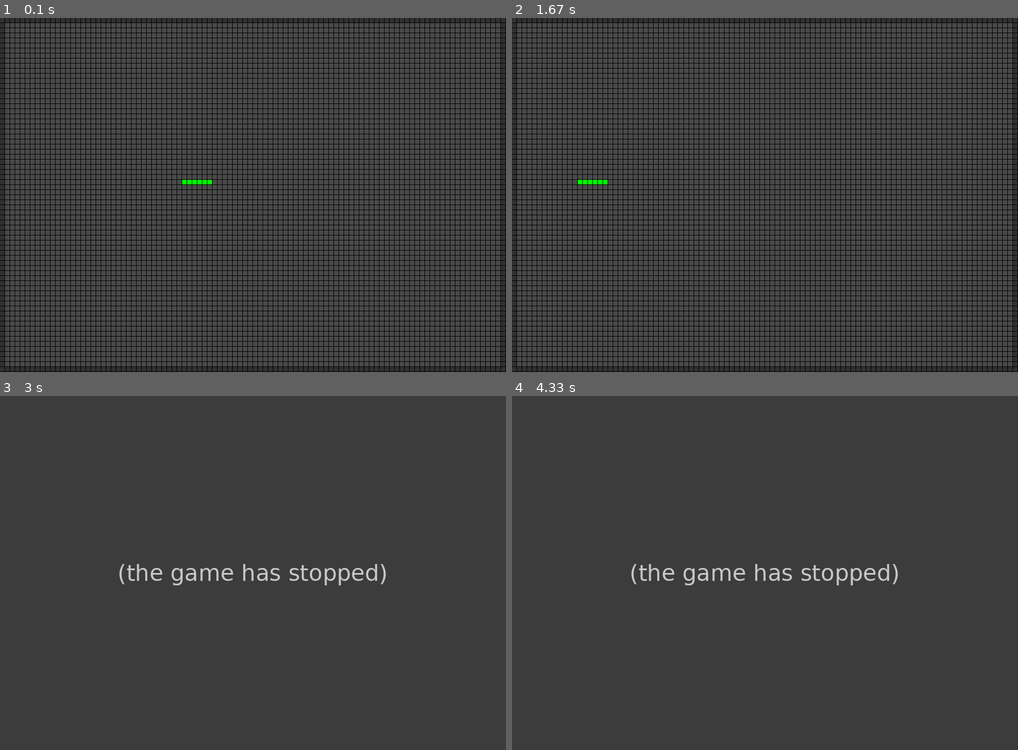
Above: before the commit, frames 1-4 (two rows, left to right).
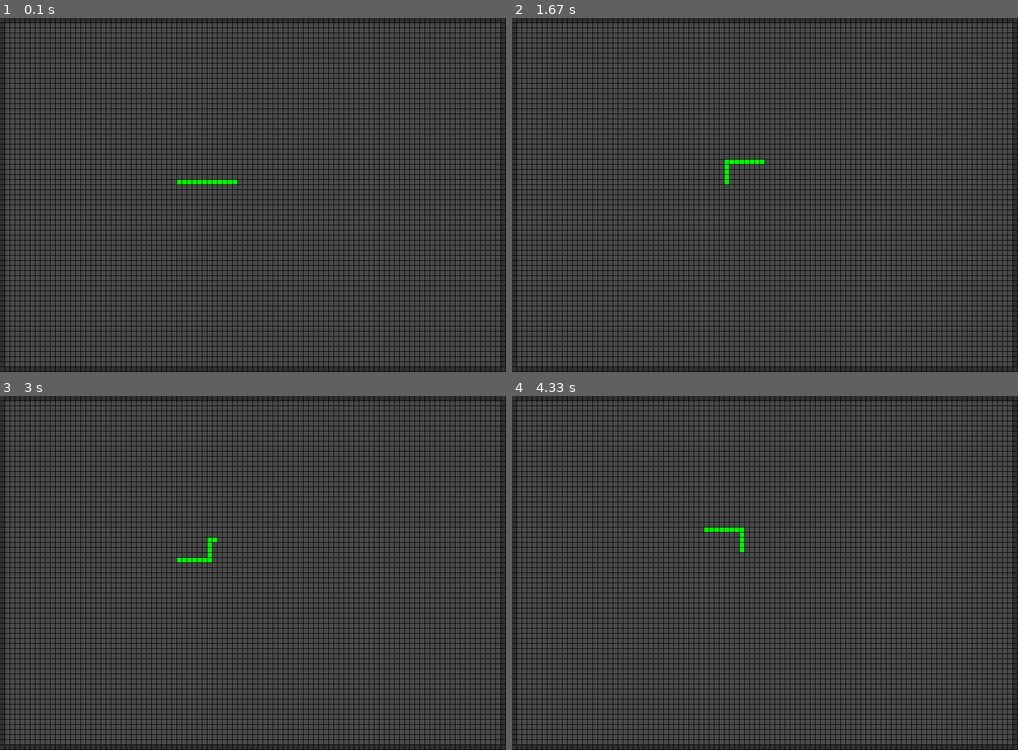
Above: after the commit, the same moments.

Repository: hsadler/learn-pygame
Game: pygame game, started from my_games/snake/snake.py
Same seed, same stepped clock (60 frames per second), same inputs: the game is played once before the commit and once after it.
Inputs:
- Up to frame 1 (0.1 s): no input
- Up to frame 2 (1.67 s): hold Right 0.33-0.8 s; hold Up 0.83-1.13 s; hold Right 1.17-1.63 s
- Up to frame 3 (3 s): hold Left 1.67-2.2 s; hold Down 2.23-2.53 s; hold Left 2.57-2.97 s
- Up to frame 4 (4.33 s): hold Up 3-3.37 s; hold Right 3.4-4.03 s; hold Down from 4.07 s (still down)

The runs differ from the first frame. In frame 1, less than 0.1% of the frame differs, in the area x 35-47%, y 45-47%; in frame 2, 0.2%; in frame 3, 22%, in the area x 0-100%, y 0-100%; in frame 4, 22%.
Error before the commit: AttributeError: 'NoneType' object has no attribute 'draw_color' (snake.py line 37); the game stopped at 2.53 s (later frames are placeholders)

Commit message:
add directional key events to snake game

Diff:
--- a/my_games/snake/lib/business/game.py
+++ b/my_games/snake/lib/business/game.py
@@ -4,8 +4,13 @@
 
 class GameBL():
 
-	@staticmethod
-	def run(config, game, grid, wall, snake):
+	DIRECTION_UP = 'up'
+	DIRECTION_DOWN = 'down'
+	DIRECTION_LEFT = 'left'
+	DIRECTION_RIGHT = 'right'
+
+	@classmethod
+	def run(cls, config, game, grid, wall, snake):
 		"""
 		game loop main method
 		"""
@@ -26,11 +31,15 @@
 
 		# move the snake
 		head = snake.get_head()
-		new_head = grid.get_adjacent_block_from_block(
-			block=head,
-			direction=grid.DIRECTION_LEFT
-		)
-		snake.move_snake(new_head=new_head, remove_tail=True)
+		new_head = None
+		direction = cls.get_direction_from_user_input(game=game)
+		if direction is not None:
+			new_head = grid.get_adjacent_block_from_block(
+				block=head,
+				direction=direction
+			)
+		if new_head is not None:
+			snake.move_snake(new_head=new_head, remove_tail=True)
 		snake.update()
 
 		# do full update (until optimized)
@@ -39,7 +48,18 @@
 		# lock game loop rate
 		game.clock.tick(config.GAME_LOOP_RATE)
 
-	def get_direction_from_user_input(self):
+	@classmethod
+	def get_direction_from_user_input(cls, game):
+		pygame = game.pygame
+		pressed = pygame.key.get_pressed()
+		if pressed[pygame.K_UP]:
+			return cls.DIRECTION_UP
+		elif pressed[pygame.K_RIGHT]:
+			return cls.DIRECTION_RIGHT
+		elif pressed[pygame.K_LEFT]:
+			return cls.DIRECTION_LEFT
+		elif pressed[pygame.K_DOWN]:
+			return cls.DIRECTION_DOWN
 		return None
 
 	def init_display(self):
--- a/my_games/snake/lib/model/config.py
+++ b/my_games/snake/lib/model/config.py
@@ -26,7 +26,7 @@
 	GRID_WIDTH_BLOCKS = int(SCREEN_PX_WIDTH / BLOCK_PX_WIDTH)
 	GRID_HEIGHT_BLOCKS = int(SCREEN_PX_HEIGHT / BLOCK_PX_HEIGHT)
 
-	SNAKE_START_LENGTH = 6
+	SNAKE_START_LENGTH = 12
 
 	def __init__(self):
 		self.pygame = pygame
